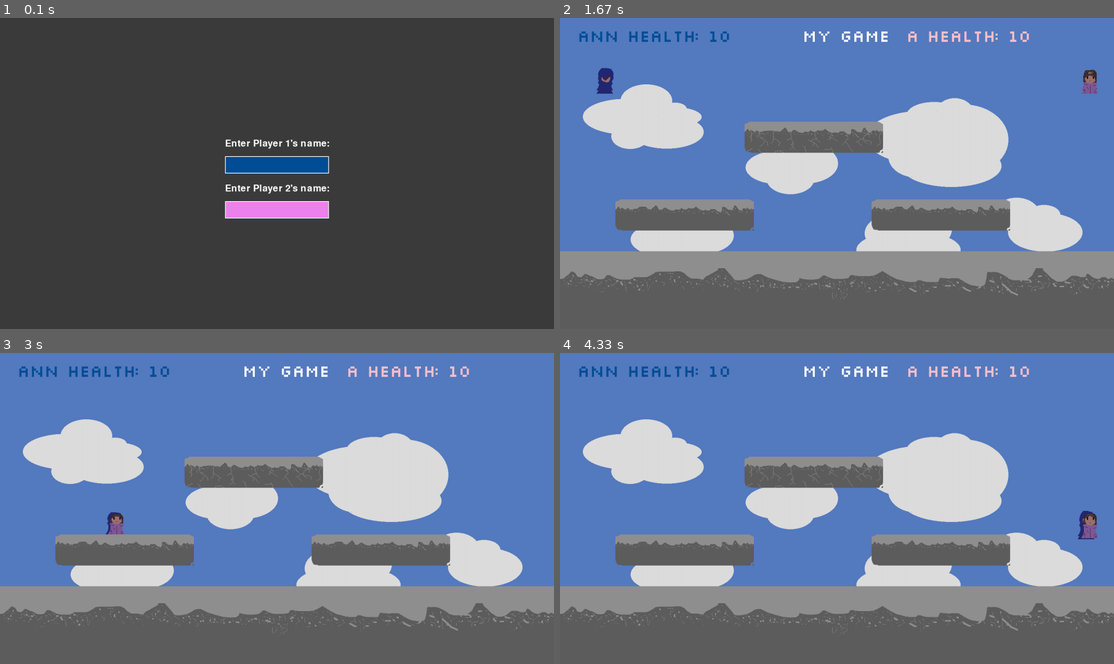
Above: before the commit, frames 1-4 (two rows, left to right).
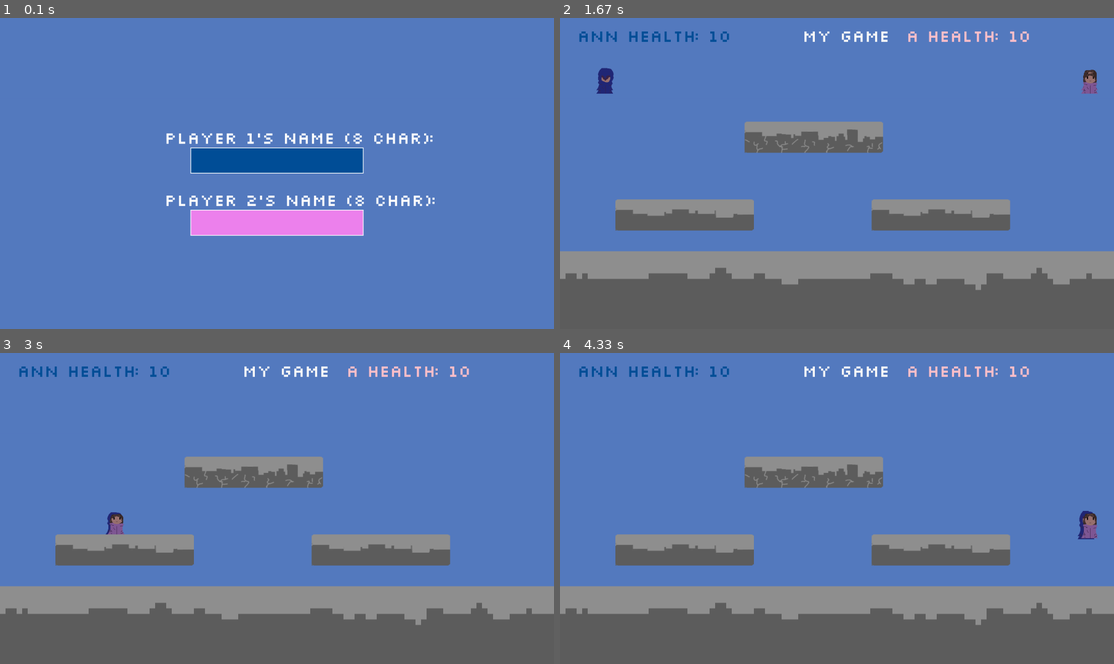
Above: after the commit, the same moments.

Repository: PUSH-YA/pygame_trial
Game: pygame game, started from my_game.py
Same seed, same stepped clock (60 frames per second), same inputs: the game is played once before the commit and once after it.
Inputs (mouse positions are in pixels of both pictures, inside the frame that each line leads up to):
- Up to frame 1 (0.1 s): no input
- Up to frame 2 (1.67 s): type "ann" at 0.33 s; tap Enter at 0.67, 1.02 s; type "a" at 0.88 s; click (704, 105) at 1.48 s, where only the run after the commit has a clickable "Normal"
- Up to frame 3 (3 s): hold Right 1.77-2.23 s; move the mouse to (282, 530) at 1.8 s; hold Up 2.32-2.62 s; hold W 2.32-2.62 s; hold Right from 2.65 s (still down); hold D from 2.65 s (still down)
- Up to frame 4 (4.33 s): release Right at 3.12 s; release D at 3.12 s; hold Left 3.15-3.68 s; hold A 3.15-3.68 s; hold Left 3.72-4.12 s; hold A 3.72-4.12 s; hold Up from 4.15 s (still down); hold W from 4.15 s (still down)

The runs differ from the first frame. In frame 1, 99% of the frame differs, in the area x 0-100%, y 0-100%; in frame 2, 16%; in frame 3, 16%; in frame 4, 16%.

Commit message:
improved art and add hovering button highlight

Diff:
--- a/my_game.py
+++ b/my_game.py
@@ -16,7 +16,9 @@
 font = pygame.font.Font('game_fonts/slkscr.ttf', 50)
 
 #sky
-sky_img = pygame.image.load('game_images/sky.gif').convert_alpha()
+# sky_img = pygame.image.load('game_images/sky_pixelated.gif').convert_alpha()
+sky_img = pygame.Surface((WIDTH,HEIGHT))
+sky_img.fill((85,123,192))
 text_surface = font.render('My Game', False, (250, 250, 250))
 
 #playerA (64 x 64)
@@ -48,13 +50,13 @@
 
 
 #ground
-ground_img = pygame.image.load('game_images/ground.gif').convert_alpha()
+ground_img = pygame.image.load('game_images/ground_pixelated.gif').convert_alpha()
 ground_rect = ground_img.get_rect(topleft = (0,HEIGHT*3/4))
 
-float_ground1_img = pygame.image.load('game_images/float_ground1.gif').convert_alpha()
+float_ground1_img = pygame.image.load('game_images/float_ground_pixelated.gif').convert_alpha()
 float_ground1_rect = float_ground1_img.get_rect(topleft = (WIDTH/10,HEIGHT*3/4-150))
 
-float_ground2_img = pygame.image.load('game_images/float_ground2.gif').convert_alpha()
+float_ground2_img = pygame.image.load('game_images/float_ground2_pixelated.gif').convert_alpha()
 float_ground2_rect = float_ground2_img.get_rect(topleft = (WIDTH*1/3,HEIGHT*2/6))
 
 float_ground3_rect = float_ground1_img.get_rect(topleft = (900,HEIGHT*3/4-150))
@@ -174,6 +176,12 @@
         screen.blit(playerB_img, playerB_rect)
 
         #player health
+        print(playerB_health, playerA_health)
+        if int(playerB_health) <= 0:
+            play_again(1, player1_name, player2_name)
+        elif int(playerA_health) <= 0:
+            play_again(2, player1_name, player2_name)
+
         playerA_health_str =player1_name + " health: " + str(int(playerA_health))
         playerA_health_text = font.render(playerA_health_str, False, (0,79,152))
         screen.blit(playerA_health_text, (50, 30))
@@ -261,11 +269,6 @@
             if weaponB_rect.colliderect(playerA_rect): playerA_health -= 0.1;screen.blit(playerA_hurt_img,playerA_rect)
             if weaponB_timer <= 0: playerB_attack = False; weaponB_timer = 20
 
-        if playerB_health < 0:
-            play_again(1, player1_name, player2_name)
-        elif playerA_health < 0:
-            play_again(2, player1_name, player2_name)
-
         pygame.display.update()
         clock.tick(60)                      # max 60fps
 
@@ -304,33 +307,61 @@
 
 
 def choose_option(player1_name, player2_name):
-    screen.blit(sky_img,(0,0))
-    screen.blit(ground_img,ground_rect)
-
-    normal_text = font.render('Normal', 13, (255,255,255))
-    normal_textx = WIDTH / 3 - normal_text.get_width()
-    normal_texty = HEIGHT / 4
-    pygame.draw.rect(screen, (0,79,152), ((normal_textx - 20, normal_texty - 20),
-                                               (normal_text.get_width() + 30, normal_text.get_height() + 30)))
-    screen.blit(normal_text, (normal_textx,normal_texty))
-
-    special_text = font.render('Special', 13, (255,255,255))
-    special_textx = WIDTH *3 / 4 - special_text.get_width()
-    special_texty = HEIGHT / 4
-    pygame.draw.rect(screen, 'violet', ((special_textx - 20, special_texty - 20),
-                                               (special_text.get_width() + 30, special_text.get_height() + 30)))
-    screen.blit(special_text, (special_textx,special_texty))
-
-    instruction_text = font.render('How to play', 13, (255,255,255))
-    instruction_textx = (normal_textx + normal_text.get_width() + special_textx) /2 - instruction_text.get_width()/2
-    instruction_texty = HEIGHT *3/5
-    pygame.draw.rect(screen, (150,150,150), ((instruction_textx - 20, instruction_texty - 20),
-                                               (instruction_text.get_width() + 30,instruction_text.get_height() + 30)))
-    screen.blit(instruction_text, (instruction_textx,instruction_texty))
-
     in_main_menu = True
     while in_main_menu:
         clock.tick(60)
+
+        # bcg elements
+        screen.blit(sky_img,(0,0))
+        screen.blit(ground_img,ground_rect)
+
+        normal_text = font.render('Normal', 13, (255,255,255))
+        normal_textx = WIDTH / 3 - normal_text.get_width()
+        normal_texty = HEIGHT / 4
+
+        special_text = font.render('Special', 13, (255,255,255))
+        special_textx = WIDTH *3 / 4 - special_text.get_width()
+        special_texty = HEIGHT / 4
+
+        instruction_text = font.render('How to play', 13, (255,255,255))
+        instruction_textx = (normal_textx + normal_text.get_width() + special_textx) /2 - instruction_text.get_width()/2
+        instruction_texty = HEIGHT *3/5
+
+        # Get the current position of the mouse
+        mouse_x, mouse_y = pygame.mouse.get_pos()
+
+        # Check if the mouse is hovering over the rectangle
+        if normal_textx - 20 <= mouse_x <= normal_textx + normal_text.get_width() + 30 and normal_texty - 20 <= mouse_y <= normal_texty + normal_text.get_height() + 30:
+            highlighted = 1
+        elif special_textx - 20 <= mouse_x <= special_textx + special_text.get_width() + 30 and special_texty - 20 <= mouse_y <= special_texty + special_text.get_height() + 30:
+            highlighted = 2
+        elif instruction_textx - 20 <= mouse_x <= instruction_textx +instruction_text.get_width() + 30 and instruction_texty - 20 <= mouse_y <= instruction_texty + instruction_text.get_height() + 30:
+            highlighted = 3
+        else:
+            highlighted = -1
+
+        # Draw the highlight
+        if highlighted == 1:
+            pygame.draw.rect(screen, 'lightblue', (normal_textx - 30, normal_texty - 30, normal_text.get_width() + 50, normal_text.get_height() + 50))
+        if highlighted == 2:
+            pygame.draw.rect(screen, 'lightpink', (special_textx - 30, special_texty - 30, special_text.get_width() + 50, special_text.get_height() + 50))
+        if highlighted == 3:
+            pygame.draw.rect(screen, 'lightgrey', (instruction_textx - 30, instruction_texty - 30, instruction_text.get_width() + 50, instruction_text.get_height() + 50))
+        else:
+            pass
+
+
+        #render input boxes and text
+        pygame.draw.rect(screen, (0,79,152), ((normal_textx - 20, normal_texty - 20),
+                                                (normal_text.get_width() + 30, normal_text.get_height() + 30)))
+        screen.blit(normal_text, (normal_textx,normal_texty))
+        pygame.draw.rect(screen, 'violet', ((special_textx - 20, special_texty - 20),
+                                                (special_text.get_width() + 30, special_text.get_height() + 30)))
+        screen.blit(special_text, (special_textx,special_texty))
+        pygame.draw.rect(screen, (150,150,150), ((instruction_textx - 20, instruction_texty - 20),
+                                                (instruction_text.get_width() + 30,instruction_text.get_height() + 30)))
+        screen.blit(instruction_text, (instruction_textx,instruction_texty))
+
         for event in pygame.event.get():
             if event.type == pygame.QUIT:
                 in_main_menu = False
@@ -357,9 +388,9 @@
                     if y >= instruction_texty - 5 and y <= instruction_texty + instruction_text.get_height() + 5:
                         in_main_menu = False
                         how_to_play(player1_name, player2_name)
+
         pygame.display.update()
         clock.tick(60)
-
 
 # Function to switch active player for name input
 def switch_active_player():
@@ -376,19 +407,18 @@
     global player2_active
 
     # Font settings
-    font = pygame.font.Font(None, 40)
     text_color = pygame.Color("White")
 
     # Input box1 settings
-    input_box1_width = 300
-    input_box1_height = 50
+    input_box1_width = 500
+    input_box1_height = 75
     input_box1_x = WIDTH // 2 - input_box1_width // 2
     input_box1_y = HEIGHT // 2 - input_box1_height
     input_box1_rect = pygame.Rect(input_box1_x, input_box1_y, input_box1_width, input_box1_height)
 
     # Input box2 settings
-    input_box2_width = 300
-    input_box2_height = 50
+    input_box2_width = 500
+    input_box2_height = 75
     input_box2_x = WIDTH // 2 - input_box2_width // 2
     input_box2_y = HEIGHT // 2 + input_box2_height + 30
     input_box2_rect = pygame.Rect(input_box2_x, input_box2_y, input_box2_width, input_box2_height)
@@ -430,13 +460,14 @@
                     elif player2_active:
                         player2_text += event.unicode
 
-        screen.fill(pygame.Color(60,60,60))
+        # screen.fill(pygame.Color(60,60,60))
+        screen.fill(pygame.Color(85,123,192))
 
         # Render text
-        player1_text_surface = font.render("Enter Player 1's name:", True, text_color)
-        player2_text_surface = font.render("Enter Player 2's name:", True, text_color)
-        screen.blit(player1_text_surface, (input_box1_x, input_box1_y - 50))
-        screen.blit(player2_text_surface, (input_box2_x, input_box2_y - 50))
+        player1_text_surface = font.render("Player 1's name (8 char):", True, text_color)
+        player2_text_surface = font.render("Player 2's name (8 char):", True, text_color)
+        screen.blit(player1_text_surface, (input_box1_x - 75, input_box1_y - 50))
+        screen.blit(player2_text_surface, (input_box2_x - 75, input_box2_y - 50))
 
         # Render input boxes
         pygame.draw.rect(screen, pygame.Color((0,79,152)), input_box1_rect)
@@ -446,11 +477,11 @@
 
         # Render player 1 input text
         player1_input_surface = font.render(player1_text, True, text_color)
-        screen.blit(player1_input_surface, (input_box1_x + 5, input_box1_y + 5))
+        screen.blit(player1_input_surface, (input_box1_x + 5, input_box1_y + 10))
 
         # Render player 2 input text
         player2_input_surface = font.render(player2_text, True, text_color)
-        screen.blit(player2_input_surface, (input_box2_x + 5, input_box2_y + 5))
+        screen.blit(player2_input_surface, (input_box2_x + 5, input_box2_y + 10))
 
         pygame.display.flip()
         pygame.display.update()
Binary file removed: game_images/float_ground.gif
Binary file removed: game_images/float_ground1.gif
Binary file removed: game_images/float_ground2.gif
Binary file added: game_images/float_ground2_pixelated.gif
Binary file added: game_images/float_ground_pixelated.gif
Binary file removed: game_images/ground.gif
Binary file added: game_images/ground_pixelated.gif
Binary file removed: game_images/sky.gif
Binary file removed: game_images/sky.jpg
Binary file removed: game_images/sky1.gif
Binary file added: game_images/sky_pixelated.gif
